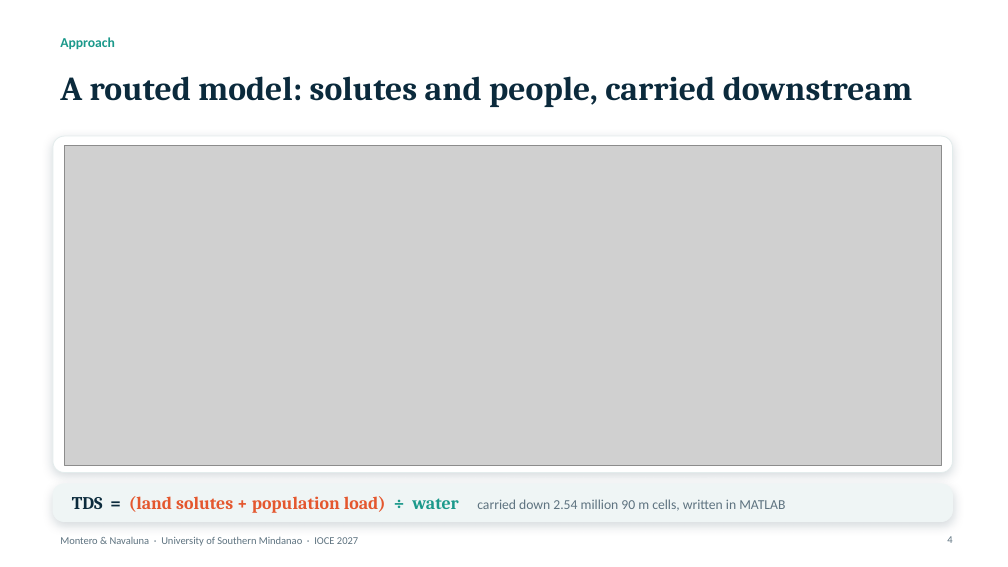
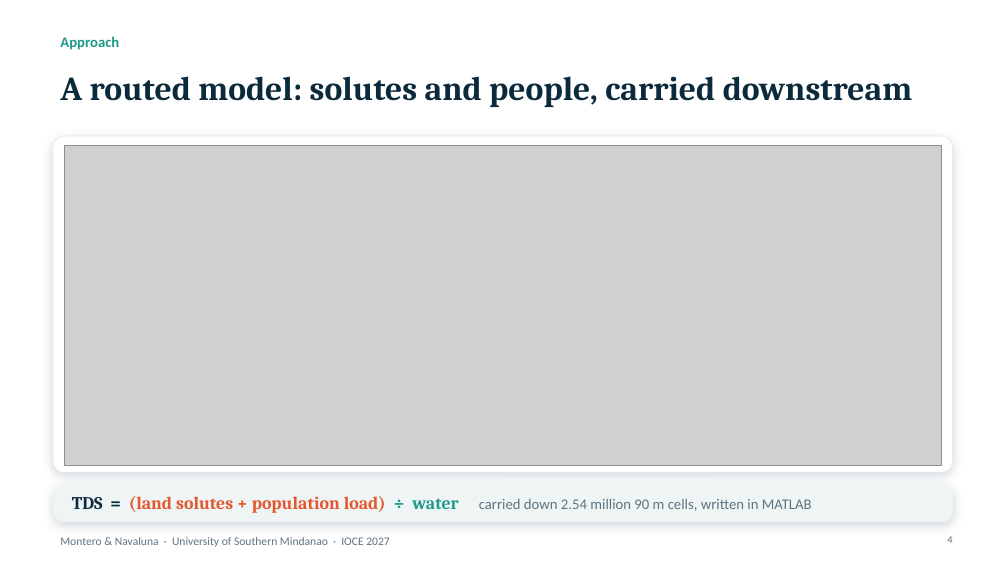
Before and after one commit to monteropeterdominic-arch/Mindanao-Basin-TDSPM, a slide deck: slide 4 of presentation/Montero_Navaluna_IOCE2027_slides.pptx. Drawn at 1008x567 pixels with LibreOffice and Linux fonts; fonts in the diff are those of the drawing; grey boxes stand for pictures; background and template pictures are left out. Boxes give left, top, right and bottom in pixels: in the first picture for what was removed or moved away, otherwise in the second. Text is boxed around its words. In the diff, an @@ line names an element or a change of style, - is before the commit and + after.

Commit message:
Slides and poster: larger text and chart lettering

```diff
--- a/presentation/Montero_Navaluna_IOCE2027_slides.pptx
+++ b/presentation/Montero_Navaluna_IOCE2027_slides.pptx
@@ text "Approach" at <box>60,36,119,50</box>: size 13 to 14 pt @@
@@ text "TDS = (land solutes + ..." at <box>72,496,812,513</box>: size 13 to 14 pt in "carried down 2.54 million 90 m cells, ..." @@
@@ text "Montero & Navaluna · University ..." at <box>60,537,389,547</box>: size 10 to 11 pt @@
```
Also in this commit, not shown: 10 other slides changed, 7 other files.
